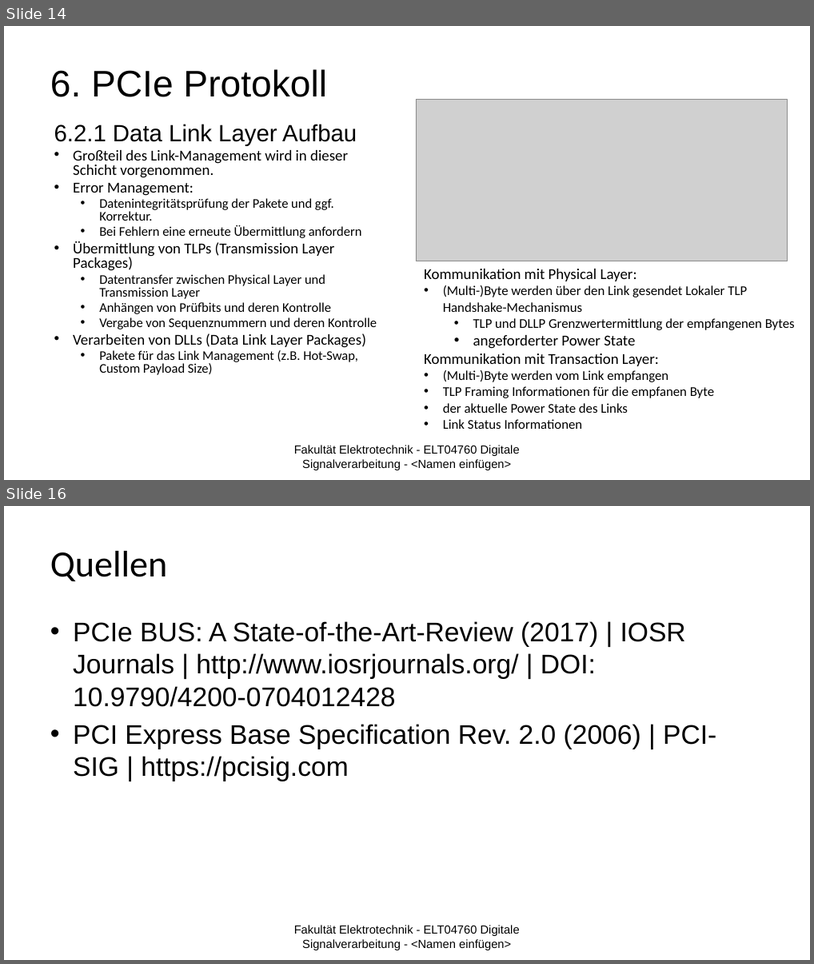
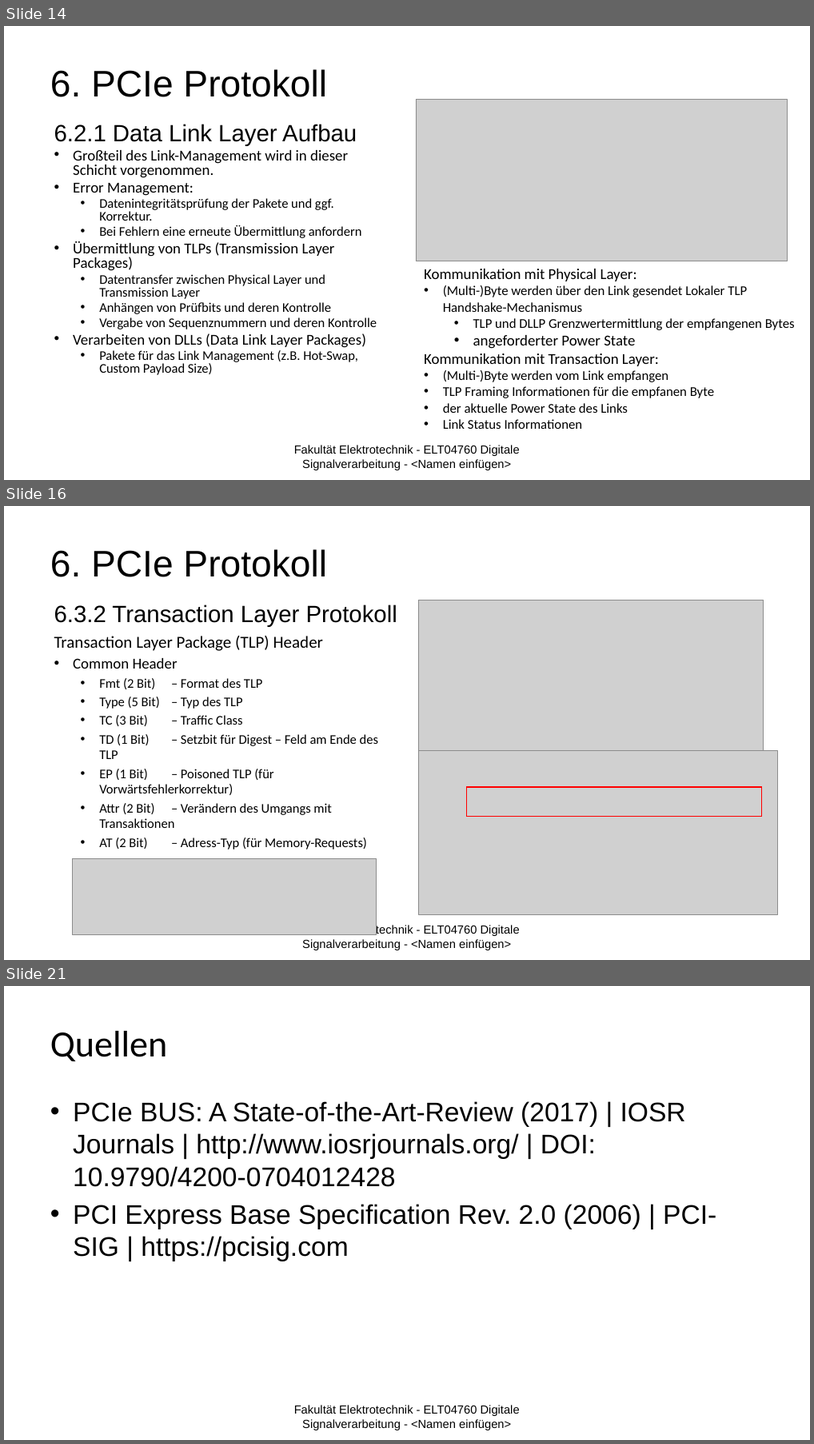
Before and after one commit to JustusDinera/Digitale-Signalverarbeitung, a slide deck: PCI Express_2.pptx. Shown one above the other, each under a label of ours: slides 14 and 16 before the commit, slides 14, 16 and 21 after it; the slides between them are not shown. The pictures are 814x964 and 814x1444 pixels, drawn with LibreOffice and Linux fonts; fonts in the diff are those of the drawing; grey boxes stand for pictures; background and template pictures are left out. Boxes give left, top, right and bottom in pixels: in the first picture for what was removed or moved away, otherwise in the second. Text is boxed around its words. In the diff, an @@ line names an element or a change of style, - is before the commit and + after.

```diff
--- a/PCI Express_2.pptx
+++ b/PCI Express_2.pptx
@@ slide 16 added at (x1=4, y1=506, x2=810, y2=960), background picture (left out) @@
@@ title added at (x1=50, y1=549, x2=327, y2=577), 44 pt, text #000000 @@
+6. PCIe Protokoll
@@ picture added at (x1=418, y1=600, x2=764, y2=751) @@
@@ text added at (x1=54, y1=604, x2=398, y2=849), 15.8 pt, text #000000 @@
+6.3.2 Transaction Layer Protokoll
+Transaction Layer Package (TLP) Header
+• Common Header
+  • Fmt (2 Bit) – Format des TLP
+  • Type (5 Bit) – Typ des TLP
+  • TC (3 Bit) – Traffic Class
+  • TD (1 Bit) – Setzbit für Digest – Feld am Ende des TLP
+  • EP (1 Bit) – Poisoned TLP (für Vorwärtsfehlerkorrektur)
+  • Attr (2 Bit) – Verändern des Umgangs mit Transaktionen
+  • AT (2 Bit) – Adress-Typ (für Memory-Requests)
@@ picture added at (x1=418, y1=751, x2=778, y2=914) @@
@@ rectangle added at (x1=466, y1=788, x2=762, y2=816), outline #FF0000 1.5 pt @@
@@ picture added at (x1=72, y1=858, x2=377, y2=934) @@
@@ text added at (x1=294, y1=924, x2=520, y2=950), 14 pt, text #000000 @@
+Fakultät Elektrotechnik - ELT04760 Digitale Signalverarbeitung - <Namen einfügen>
@@ what was slide 16 is now slide 21 @@
```
Also in this commit, not shown: 2 slides changed, 4 other slides added.
